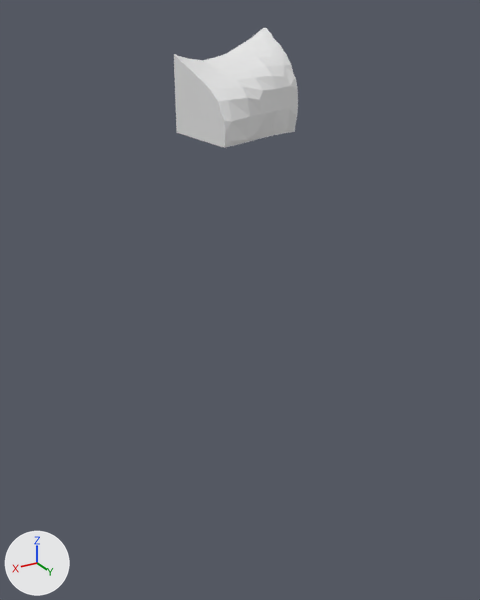
The glTF model assets/terrain/surface_pieces/surf_4_1.glb: old version first, new version second.
One viewpoint serves both versions: a 50 mm lens placed at (-70.8, 129.6, -14.7), pointed at (-87.5, 101.8, -28.7). Arrows for +X, +Y and +Z are at lower left; the lights stay in place. The older version comes first. Where no turn or scale is listed for an object, it has been applied to the vertices.

Before the edit, the objects in view are built like this:
```python
me_geometry_0 = bpy.data.meshes.new('geometry_0')
me_geometry_0.from_pydata(...)  # 119 vertices, 234 faces; spans x -90.0..-85.0, y 100.0..104.74, z -20.0..-15.34
ob_geometry_0 = bpy.data.objects.new('geometry_0', me_geometry_0)
ob_geometry_0.location = (0.0, 0.0, 0.0)
```
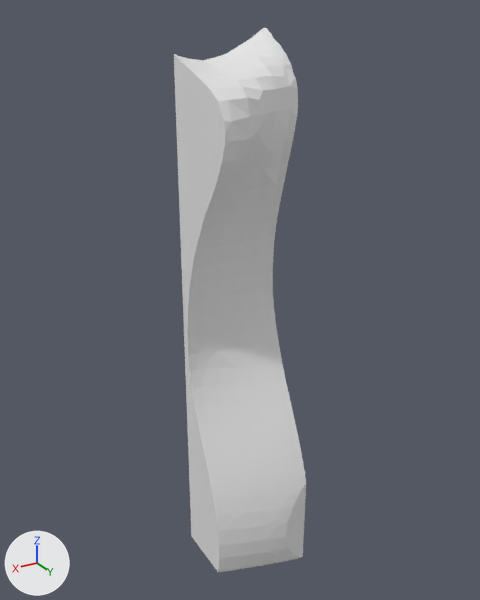
What the commit changed:
me_geometry_0 is used by ob_geometry_0; location (0.0, 0.0, 0.0).
me_geometry_0 had 119 vertices, 234 faces and spanned x -90.0..-85.0, y 100.0..104.74, z -20.0..-15.34.
me_geometry_0 now has 448 vertices, 892 faces and spans x -90.0..-85.0, y 100.0..105.0, z -45.0..-15.34.
me_geometry_0 part 1: 2 vertices moved from x -88.73..-87.2, y 103.04..103.68, z -20.0 to x -89.23..-86.88, y 102.76..103.74, z -20.39..-20.21; 13 vertices removed from x -90.0..-85.0, y 100.0..104.65, z -20.0; 342 vertices added at x -90.0..-85.0, y 100.0..105.0, z -45.0..-20.2.

Location of each change, (x1, y1, x2, y2) in pixels of the pictures (480 x 600 px):
'geometry_0', reshaped (6% wider, 350% taller)
    before: (174, 28, 298, 148)
    after: (174, 28, 306, 572)
part 1 of me_geometry_0, built on
    before: (177, 130, 295, 148)
    after: (177, 130, 306, 572)
